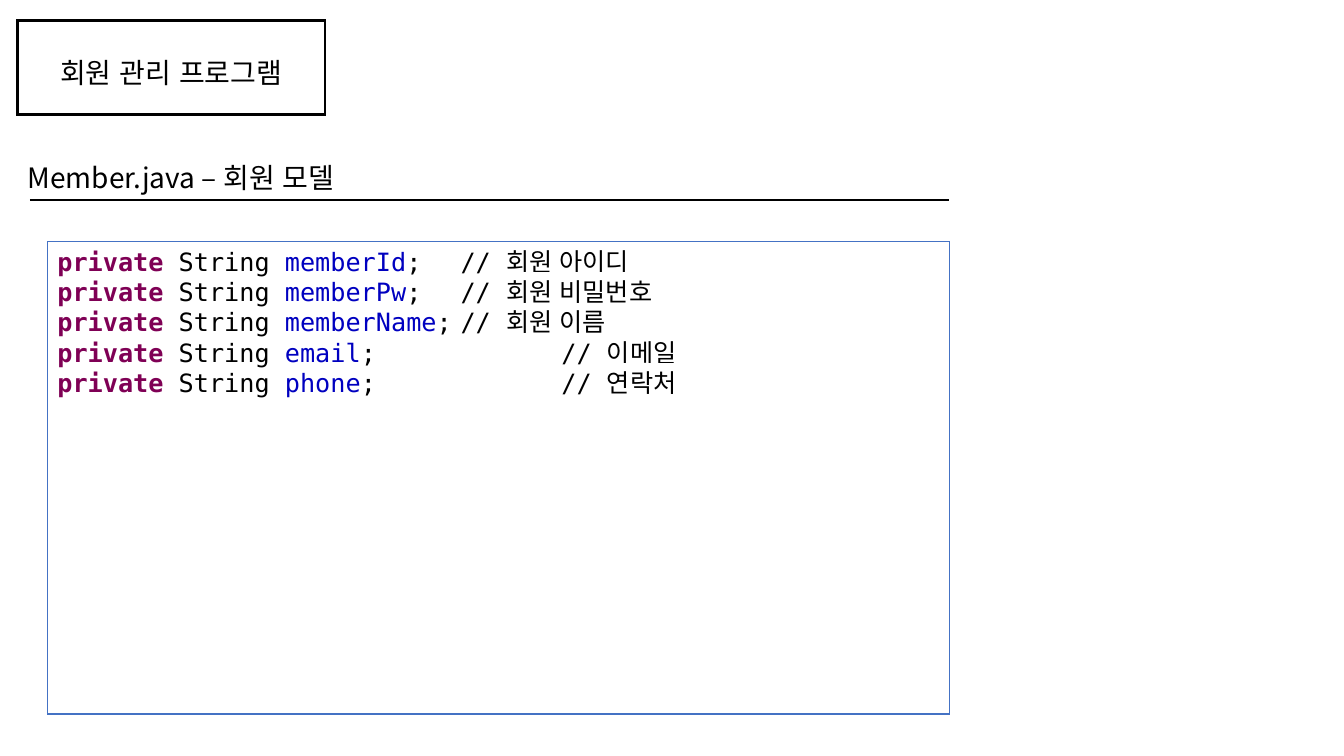
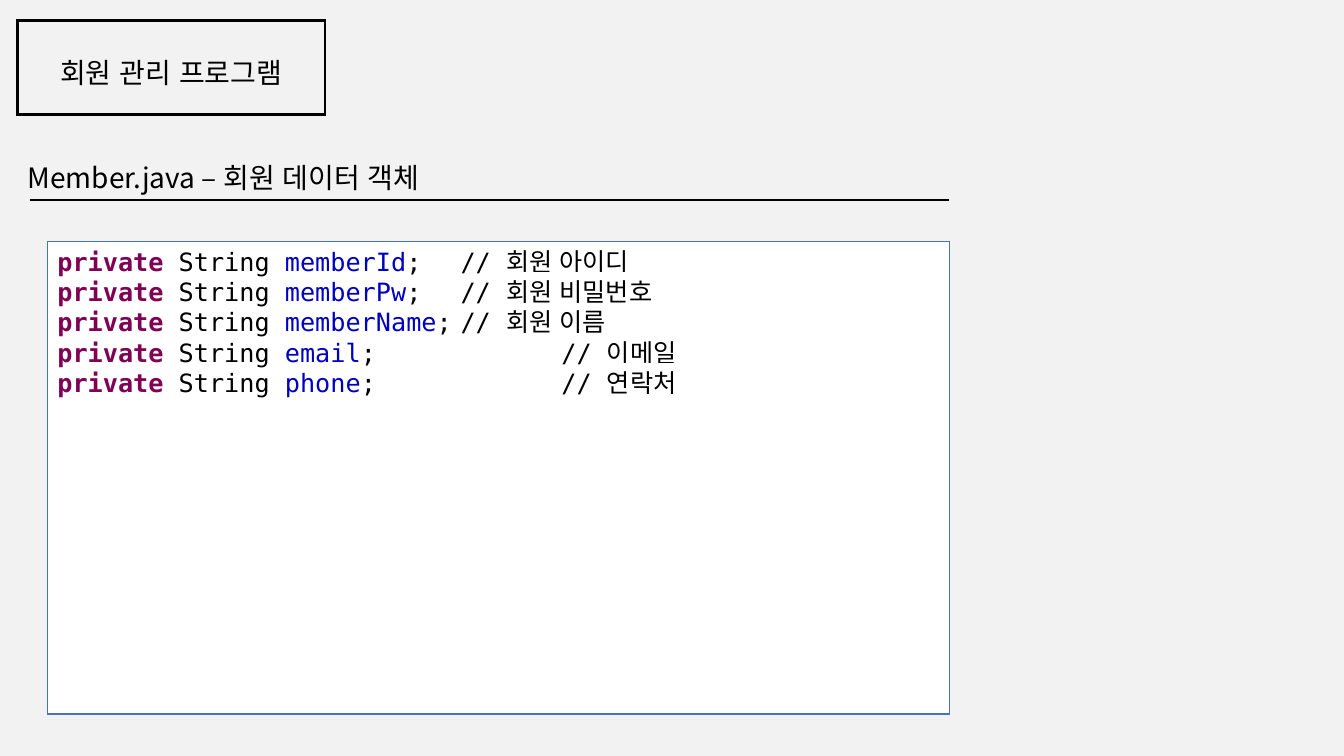
Before and after one commit to kmj-mkes/class_data, a slide deck: slide 4 of 9) 회원관리프로그램.pptx. Drawn at 1344x756 pixels with LibreOffice and Linux fonts; fonts in the diff are those of the drawing. Boxes give left, top, right and bottom in pixels: in the first picture for what was removed or moved away, otherwise in the second. Text is boxed around its words. In the diff, an @@ line names an element or a change of style, - is before the commit and + after.

```diff
--- a/9) 회원관리프로그램.pptx
+++ b/9) 회원관리프로그램.pptx
@@ background #FFFFFF to #F2F2F2 @@
@@ text at (27, 164, 420, 195): text changed @@
-Member.java – 회원 모델
+Member.java – 회원 데이터 객체
```
Also in this commit, not shown: 4 other slides changed.
